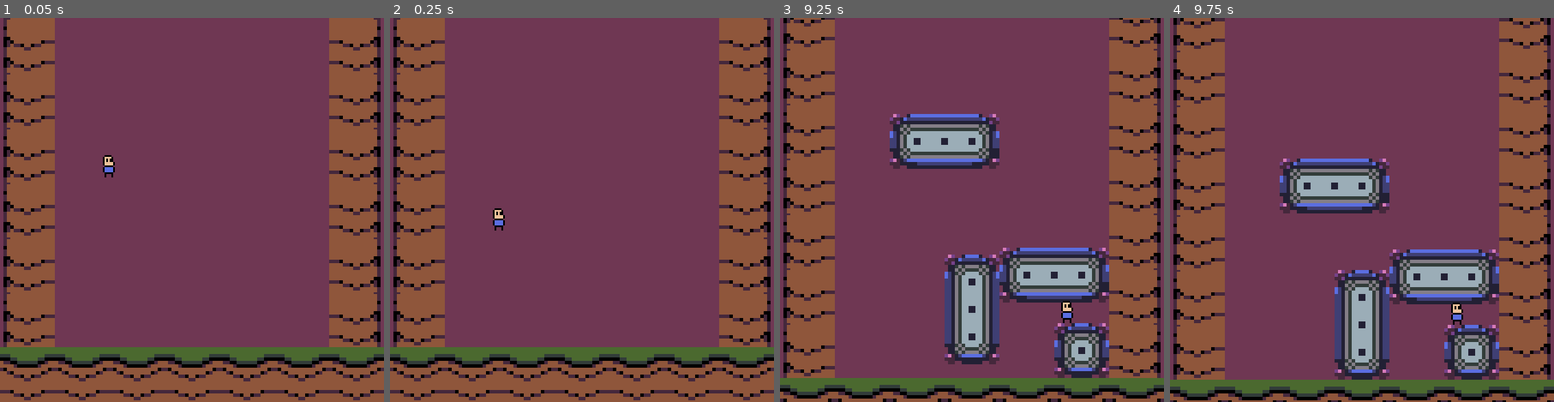
Above: before the commit, frames 1-4 (left to right).
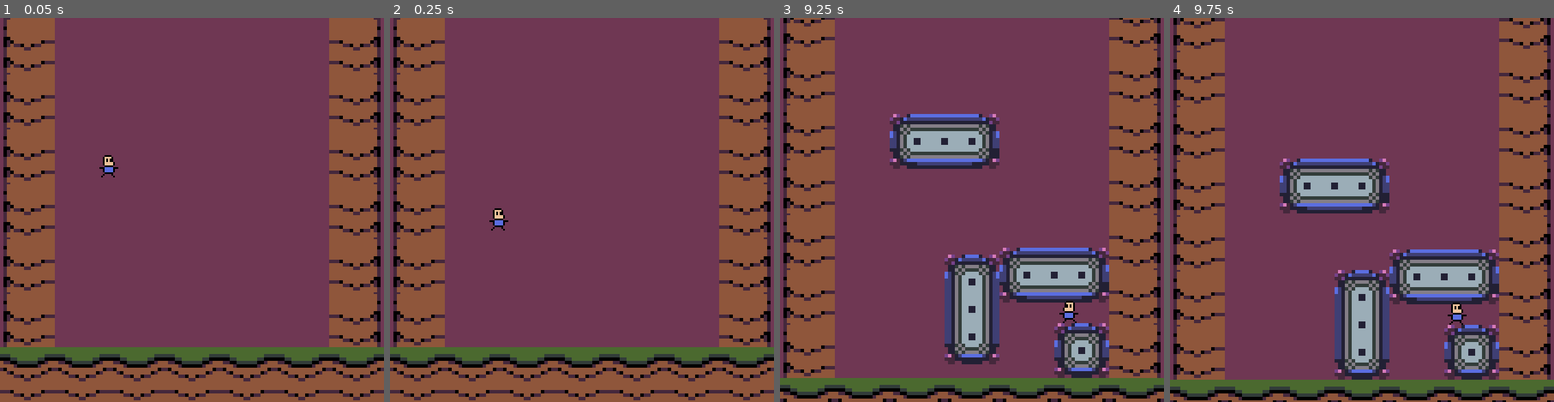
Above: after the commit, the same moments.

Repository: alfredmakes/LD54-Limited-Space
Game: Godot game, scene res://scenes/main.tscn
The game is run twice, just before and just after one commit, with the same random seed, the same clock (stepped at 60 frames per second) and the same inputs.
Inputs:
- Up to frame 1 (0.05 s): no input
- Up to frame 2 (0.25 s): no input
- Up to frame 3 (9.25 s): tap Enter (ui_accept) at 0.5, 0.77, 1.52, 3.02, 3.77, 4.52, 6.02, 6.77, 7.52, 9.02 s; hold Right (ui_right) 0.53-2.03 s; hold Left (ui_left) 2.03-4.28 s; hold Right (ui_right) 4.28-8.03 s; hold Left (ui_left) from 8.03 s (still down)
- Up to frame 4 (9.75 s): release Left (ui_left) at 9.53 s; hold Right (ui_right) from 9.53 s (still down)

The runs differ from the first frame. In frame 1, less than 0.1% of the frame differs, in the area x 25-31%, y 38-42%; in frame 2, less than 0.1%; in frame 3, 0.1%, in the area x 72-78%, y 73-80%; in frame 4, less than 0.1%.

Commit message:
Using some sprite frames

Diff:
--- a/scenes/player/player.gd
+++ b/scenes/player/player.gd
@@ -14,6 +14,7 @@
 # Get the gravity from the project settings to be synced with RigidBody nodes.
 var gravity: int = ProjectSettings.get_setting("physics/2d/default_gravity")
 
+var movement_direction: float = 0.0
 
 func _process(delta: float) -> void:
 	process_sprite_fx()
@@ -33,14 +34,15 @@
 	# Handle Jump.
 	if Input.is_action_just_pressed("ui_accept") and (
 		time_in_air < COYOTE_TIME or abs(wall_slide_direction) > 0.5):
+
 		velocity.y = JUMP_VELOCITY
 		time_in_air = COYOTE_TIME
 
-	# Get the input direction and handle the movement/deceleration.
+	# Get the input movement_direction and handle the movement/deceleration.
 	# As good practice, you should replace UI actions with custom gameplay actions.
-	var direction := Input.get_axis("ui_left", "ui_right")
-	if direction:
-		velocity.x = direction * SPEED
+	movement_direction = Input.get_axis("ui_left", "ui_right")
+	if movement_direction:
+		velocity.x = movement_direction * SPEED
 	else:
 		velocity.x = move_toward(velocity.x, 0, SPEED)
 
@@ -67,8 +69,17 @@
 
 func process_sprite_fx() -> void:
 	if abs(wall_slide_direction) < 0.5:
-		sprite.frame = 0
-		sprite.flip_h = velocity.x < 0
+
+		if velocity.x < 0:
+			sprite.frame = 1
+			sprite.flip_h = true
+		elif velocity.x > 0:
+			sprite.frame = 1
+			sprite.flip_h = false
+		elif abs(velocity.y) > 0:
+			sprite.frame = 1
+		else:
+			sprite.frame = 0
 	else:
 		sprite.frame = 2
 		sprite.flip_h = wall_slide_direction > 0
